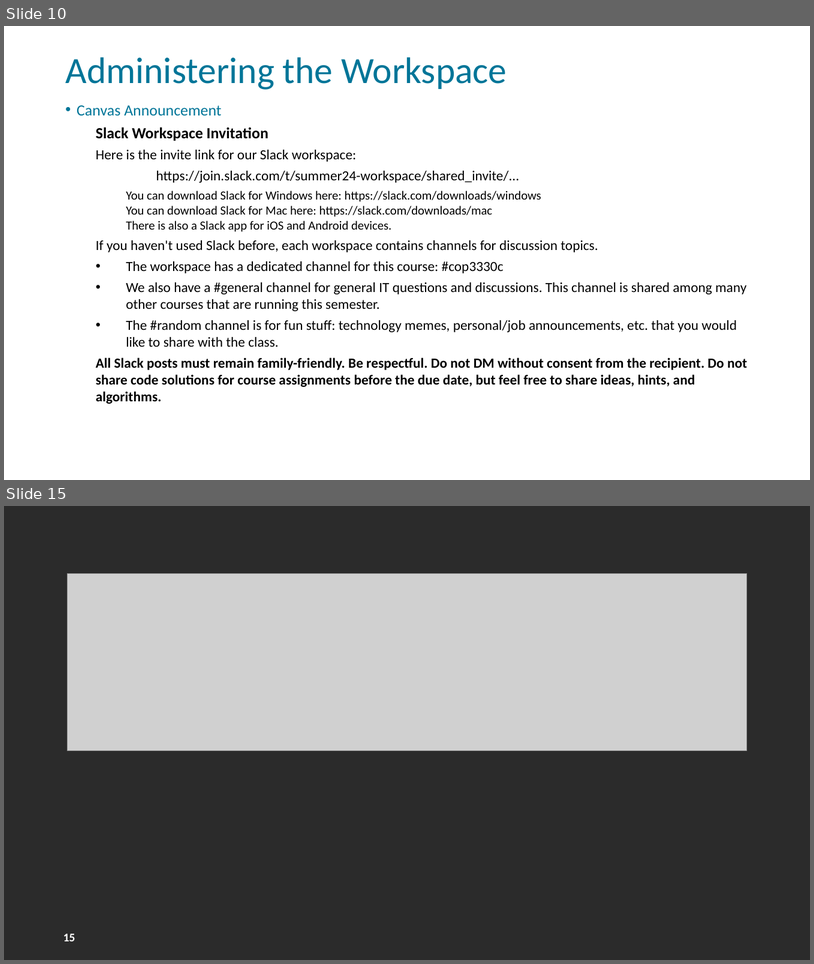
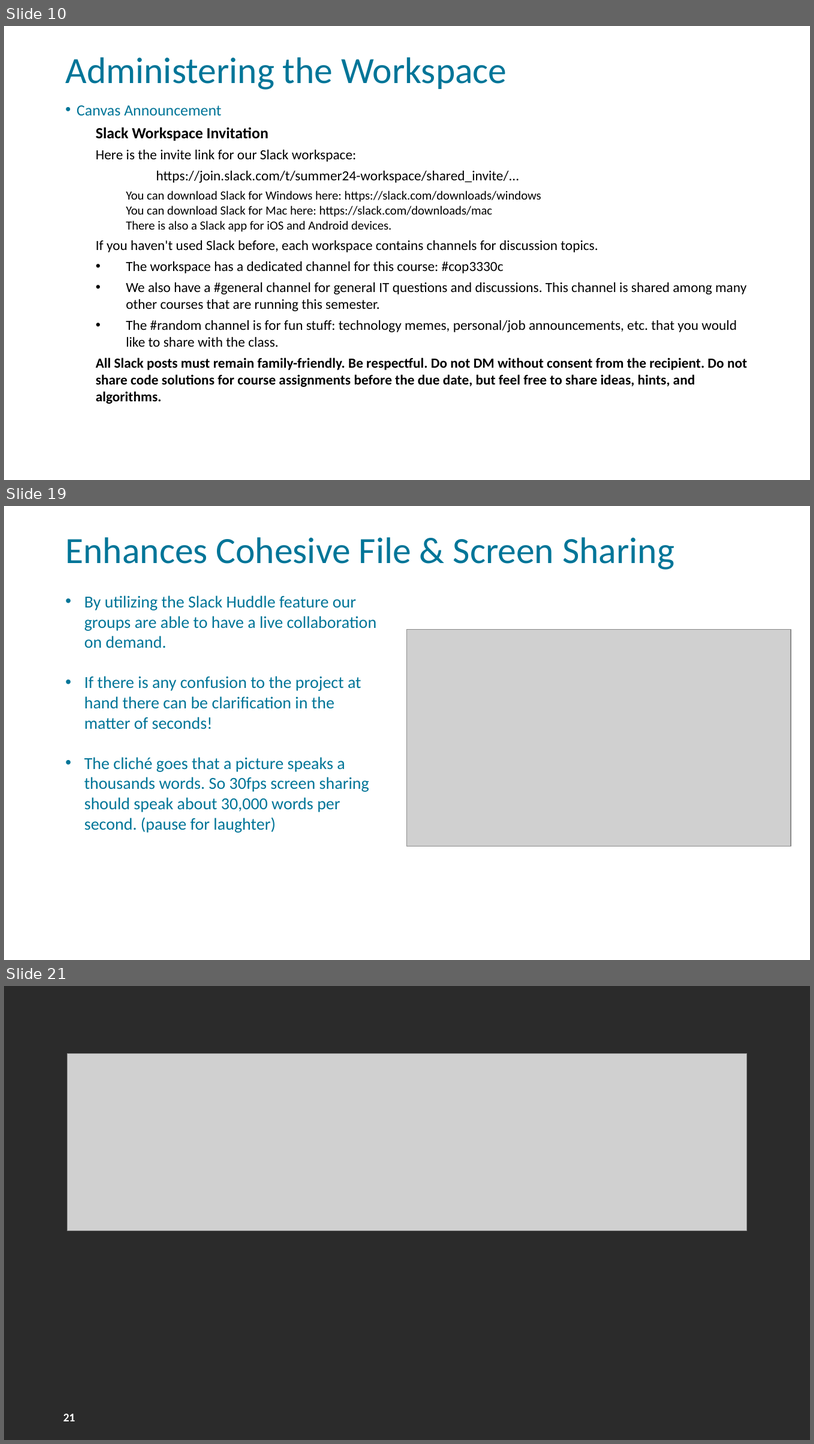
Before and after one commit to FSCJ-FacultyDev/HITEC2024, a slide deck: LeveragingSlackForStudentCollaboration.pptx. Shown one above the other, each under a label of ours: slides 10 and 15 before the commit, slides 10, 19 and 21 after it; the slides between them are not shown. The pictures are 814x964 and 814x1444 pixels, drawn with LibreOffice and Linux fonts; fonts in the diff are those of the drawing; grey boxes stand for pictures; background and template pictures are left out; a plain dark background stands for a picture behind light text. Boxes give left, top, right and bottom in pixels: in the first picture for what was removed or moved away, otherwise in the second. Text is boxed around its words. In the diff, an @@ line names an element or a change of style, - is before the commit and + after.

```diff
--- a/LeveragingSlackForStudentCollaboration.pptx
+++ b/LeveragingSlackForStudentCollaboration.pptx
@@ slide 19 added at (x1=4, y1=506, x2=810, y2=960), background picture (left out); not listed: 1 template element that a slide beside it also shows @@
@@ title added at (x1=65, y1=537, x2=675, y2=570), 44 pt, text #007598 @@
+Enhances Cohesive File & Screen Sharing
@@ text added at (x1=84, y1=595, x2=377, y2=832), 20 pt, text #007598 @@
+• By utilizing the Slack Huddle feature our groups are able to have a live collaboration on demand.
+• If there is any confusion to the project at hand there can be clarification in the matter of seconds!
+• The cliché goes that a picture speaks a thousands words. So 30fps screen sharing should speak about 30,000 words per second. (pause for laughter)
@@ picture added at (x1=408, y1=630, x2=792, y2=846) @@
@@ what was slide 15 is now slide 21 @@
@@ page number at (x1=63, y1=1413, x2=75, y2=1421): text changed @@
-15
+21
```
Also in this commit, not shown: 3 slides changed, 6 other slides added, 1 slide removed.
